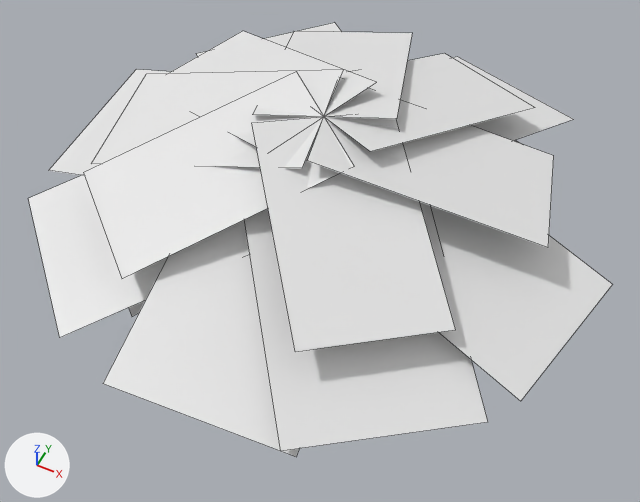
Renders of the FBX model Assets/Prefabs/Environment/Models/TrashBal_BranchingTree-small.fbx from each side of a commit.
Both versions are drawn from a 50 mm lens placed at (3.47, -6.63, 12.52), pointed at (-0.09, 0.49, 3.62). The axes (+X, +Y, +Z) are drawn at lower left. The lights are the same throughout. Mesh edges are drawn as thin lines.

In view in the first picture: 'TrashBal_BranchingTree-small-foliage'.
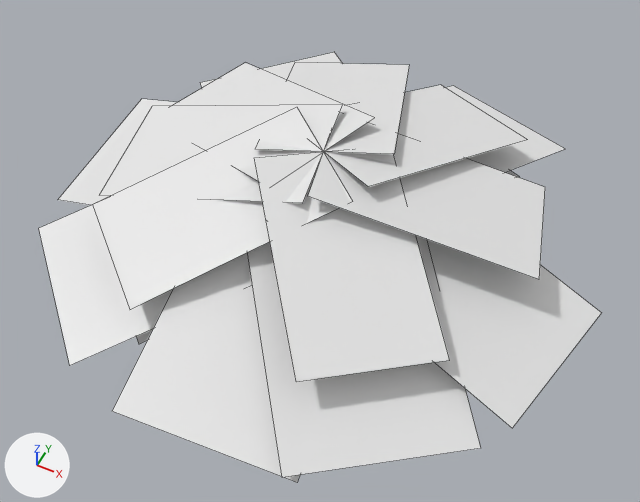
Location of each change, (x1, y1, x2, y2) in pixels of the pictures (640 x 502 px; the box of a moved part takes in the faces that stretch with it):
'TrashBal_BranchingTree-small-foliage', reshaped: before (28, 23, 612, 457); after (39, 52, 601, 482)
part 1 of me_cylinder_007, moved or reshaped: before (28, 174, 167, 338); after (39, 205, 173, 365)
part 2 of me_cylinder_007, moved or reshaped: before (103, 220, 299, 457); after (112, 253, 300, 482)
part 3 of me_cylinder_007, moved or reshaped: before (244, 201, 488, 451); after (247, 235, 481, 477)
part 4 of me_cylinder_007, moved or reshaped: before (91, 70, 343, 169); after (100, 105, 343, 203)
part 5 of me_cylinder_007, moved or reshaped: before (453, 57, 573, 141); after (446, 86, 565, 172)
part 6 of me_cylinder_007, moved or reshaped: before (168, 31, 376, 147); after (172, 63, 374, 182)
part 7 of me_cylinder_007, moved or reshaped: before (49, 69, 170, 175); after (58, 99, 177, 205)
part 8 of me_cylinder_007, moved or reshaped: before (428, 205, 612, 401); after (423, 239, 601, 428)
part 9 of me_cylinder_007, moved or reshaped: before (197, 23, 342, 57); after (200, 52, 343, 88)
part 10 of me_cylinder_007, moved or reshaped: before (253, 31, 412, 119); after (255, 63, 409, 154)
part 11 of me_cylinder_007, moved or reshaped: before (325, 53, 535, 152); after (325, 85, 527, 187)
part 12 of me_cylinder_007, moved or reshaped: before (252, 117, 455, 351); after (254, 152, 450, 382)
part 13 of me_cylinder_007, moved or reshaped: before (307, 78, 554, 248); after (308, 113, 545, 279)
part 14 of me_cylinder_007, moved or reshaped: before (83, 72, 354, 279); after (92, 107, 353, 309)
part 15 of me_cylinder_007, moved or reshaped (not visible before): after (505, 170, 519, 177)
part 16 of me_cylinder_007, moved or reshaped: before (129, 301, 145, 316); after (136, 329, 153, 344)

Patch to the scene script:
```diff
--- a/Assets/Prefabs/Environment/Models/TrashBal_BranchingTree-small.fbx.py
+++ b/Assets/Prefabs/Environment/Models/TrashBal_BranchingTree-small.fbx.py
@@ me_cylinder_007 @@
 me_cylinder_007.from_pydata(...)  # 176 vertices, 44 faces; spans x -3.14..3.55, y -3.28..3.45, z 3.22..6.39
 # used by ob_trashbal_branchingtree_small_foliage; location = (0.0, 0.0, 0.0)
+# me_cylinder_007 part 1: the loose piece of 4 vertices spanning x -2.85..0.9, y -2.95..0.77, z 5.07..6.05 is moved by (0.0, 0.0, -0.5)
+# me_cylinder_007 part 2: the loose piece of 4 vertices spanning x -0.84..1.44, y -3.28..0.18, z 5.07..6.05 is moved by (0.0, 0.0, -0.5)
+# me_cylinder_007 part 3: the loose piece of 4 vertices spanning x -0.63..2.92, y -3.16..0.7, z 5.07..6.05 is moved by (0.0, 0.0, -0.5)
+# me_cylinder_007 part 4: the loose piece of 4 vertices spanning x -2.49..0.3, y -1.09..0.85, z 5.62..6.39 is moved by (0.0, 0.0, -0.5)
+# me_cylinder_007 part 5: the loose piece of 4 vertices spanning x -0.77..2.43, y -0.32..3.45, z 5.07..6.05 is moved by (0.0, 0.0, -0.5)
+# me_cylinder_007 part 6: the loose piece of 4 vertices spanning x -2.48..0.46, y -0.65..1.81, z 5.62..6.39 is moved by (0.0, 0.0, -0.5)
+# me_cylinder_007 part 7: the loose piece of 4 vertices spanning x -3.14..0.2, y -0.97..1.09, z 5.07..6.05 is moved by (0.0, 0.0, -0.5)
+# me_cylinder_007 part 8: the loose piece of 4 vertices spanning x -0.05..3.55, y -1.65..1.06, z 5.07..6.05 is moved by (0.0, 0.0, -0.5)
+# me_cylinder_007 part 9: the loose piece of 4 vertices spanning x -2.72..0.91, y -0.6..3.22, z 5.07..6.05 is moved by (0.0, 0.0, -0.5)
+# me_cylinder_007 part 10: the loose piece of 4 vertices spanning x -1.36..0.91, y -0.18..2.76, z 5.62..6.39 is moved by (0.0, 0.0, -0.5)
+# me_cylinder_007 part 11: the loose piece of 4 vertices spanning x -0.54..2.03, y -0.27..2.69, z 5.62..6.39 is moved by (0.0, 0.0, -0.5)
+# me_cylinder_007 part 12: the loose piece of 4 vertices spanning x -0.45..2.34, y -2.43..0.57, z 5.62..6.39 is moved by (0.0, 0.0, -0.5)
+# me_cylinder_007 part 13: the loose piece of 4 vertices spanning x -0.03..2.84, y -0.69..1.41, z 5.62..6.39 is moved by (0.0, 0.0, -0.5)
+# me_cylinder_007 part 14: the loose piece of 4 vertices spanning x -2.12..0.76, y -2.35..0.58, z 5.62..6.39 is moved by (0.0, 0.0, -0.5)
+# me_cylinder_007 part 15: the loose piece of 4 vertices spanning x -0.54..2.03, y -0.27..2.69, z 4.99..5.76 is moved by (0.0, 0.0, -0.5)
+# me_cylinder_007 part 16: the loose piece of 4 vertices spanning x -2.12..0.76, y -2.35..0.58, z 4.99..5.76 is moved by (0.0, 0.0, -0.5)
```
